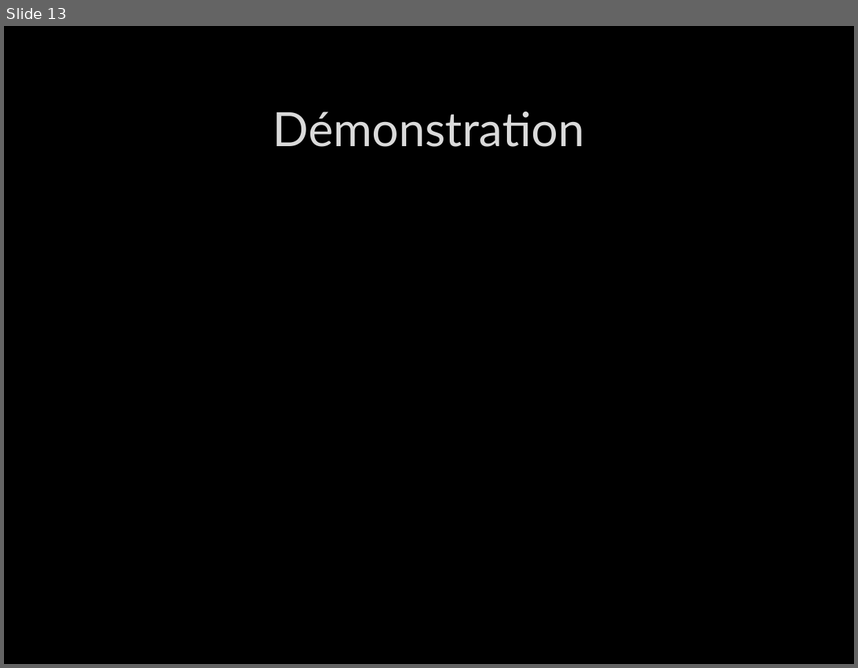
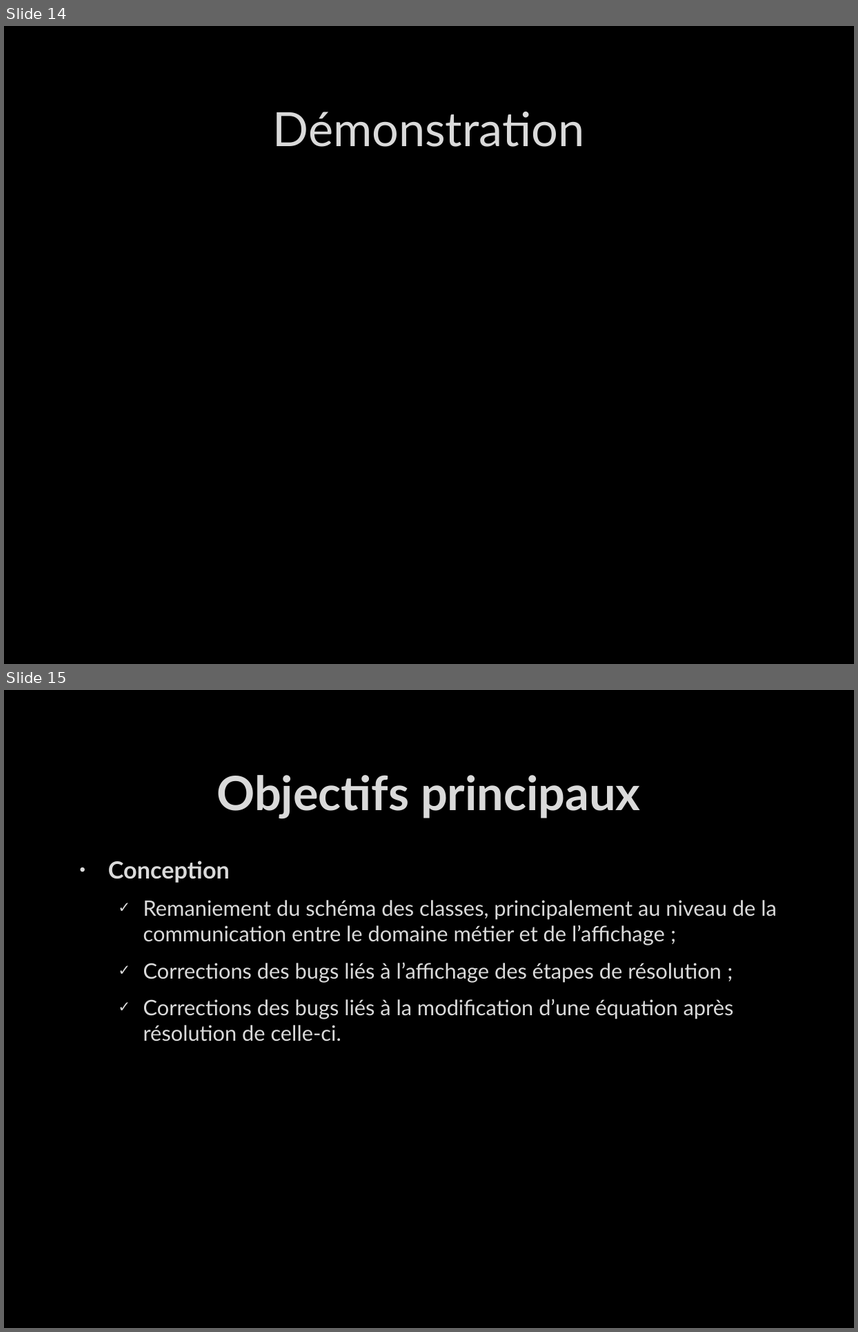
Before and after one commit to bastou2316/p2-java, a slide deck: Projet Hes d'été/4. Cloture/Présentation NSolver v2.pptx. Shown one above the other, each under a label of ours: slide 13 before the commit, slides 14 and 15 after it. The pictures are 858x668 and 858x1332 pixels, drawn with LibreOffice and Linux fonts; fonts in the diff are those of the drawing; background and template pictures are left out. Boxes give left, top, right and bottom in pixels: in the first picture for what was removed or moved away, otherwise in the second. Text is boxed around its words. In the diff, an @@ line names an element or a change of style, - is before the commit and + after.

Commit message:
modification de la présentation

```diff
--- a/Projet Hes d'été/4. Cloture/Présentation NSolver v2.pptx
+++ b/Projet Hes d'été/4. Cloture/Présentation NSolver v2.pptx
@@ slide 15 added at <box>4,690,854,1328</box>, background picture (left out) @@
@@ title added at <box>217,775,640,819</box>, 40 pt, text #DADADA, bold @@
+Objectifs principaux
@@ text added at <box>108,860,777,1041</box>, 18 pt, text #DADADA @@
+• Conception
+  ✓ Remaniement du schéma des classes, principalement au niveau de la communication entre le domaine métier et de l’affichage ;
+  ✓ Corrections des bugs liés à l’affichage des étapes de résolution ;
+  ✓ Corrections des bugs liés à la modification d’une équation après résolution de celle-ci.
@@ what was slide 13 is now slide 14 @@
```
Also in this commit, not shown: 4 slides changed, 7 other slides added.
